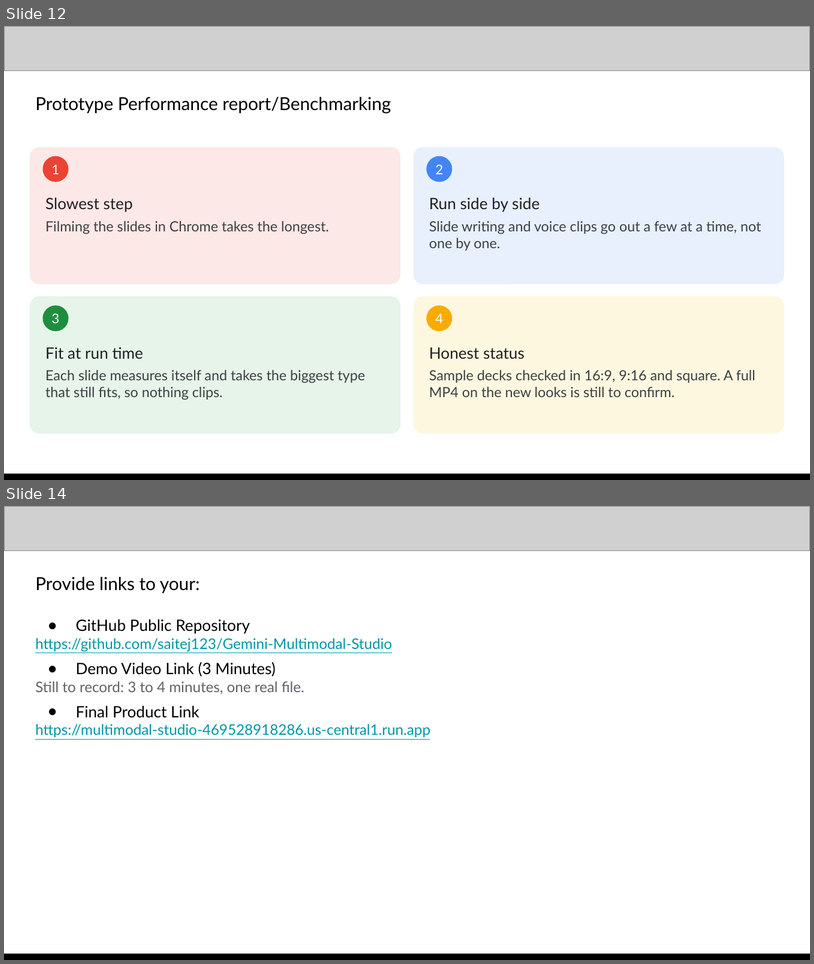
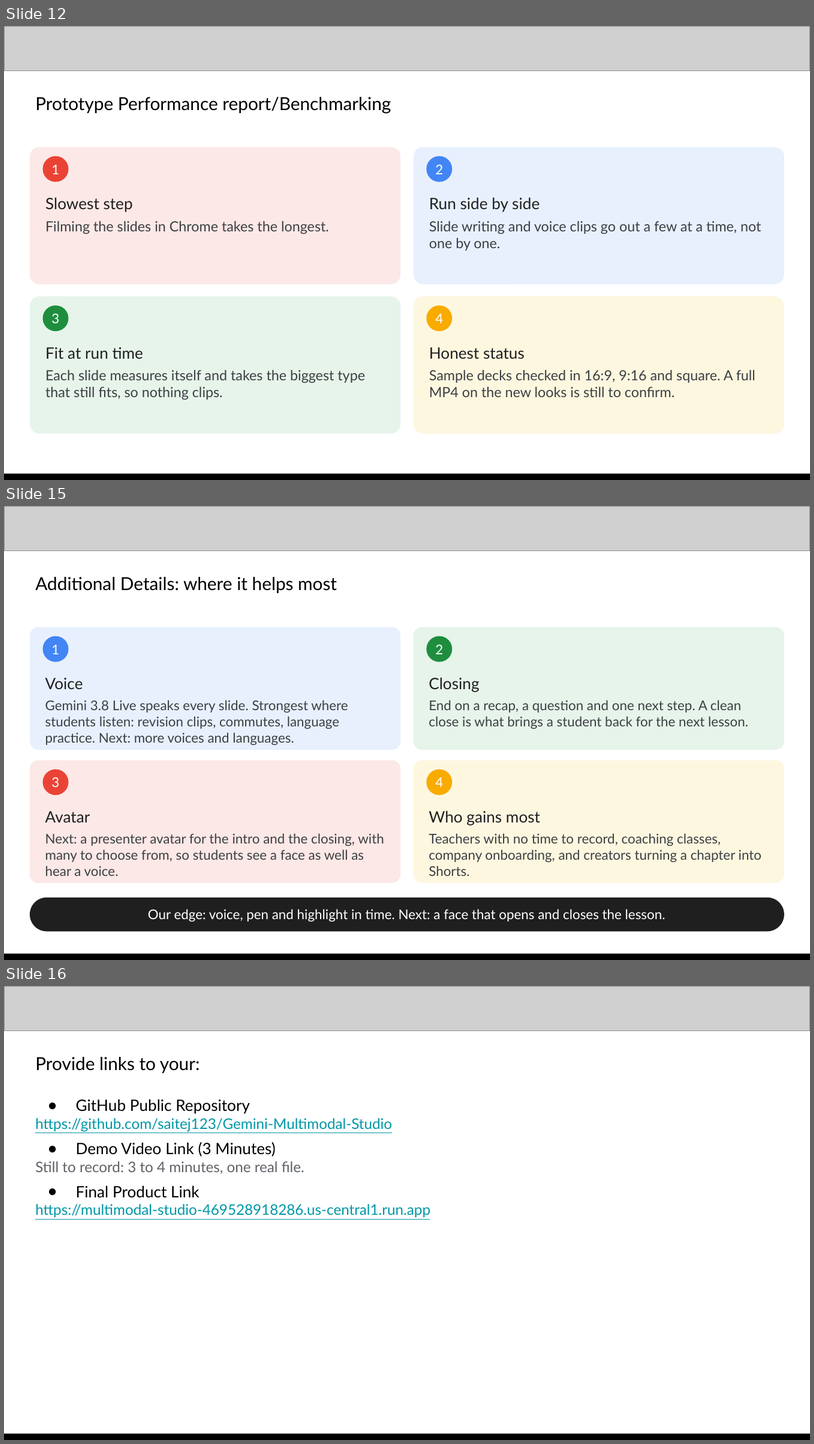
Before and after one commit to saitej123/Gemini-Multimodal-Studio, a slide deck: Template/Out/Multimodal Studio - AI Builder Cup.pptx. Shown one above the other, each under a label of ours: slides 12 and 14 before the commit, slides 12, 15 and 16 after it; the slides between them are not shown. The pictures are 814x964 and 814x1444 pixels, drawn with LibreOffice and Linux fonts; fonts in the diff are those of the drawing; grey boxes stand for pictures. Boxes give left, top, right and bottom in pixels: in the first picture for what was removed or moved away, otherwise in the second. Text is boxed around its words. In the diff, an @@ line names an element or a change of style, - is before the commit and + after.

```diff
--- a/Template/Out/Multimodal Studio - AI Builder Cup.pptx
+++ b/Template/Out/Multimodal Studio - AI Builder Cup.pptx
@@ slide 15 added at [4, 506, 810, 960], background #FFFFFF @@
@@ picture added at [4, 506, 810, 550] @@
@@ text added at [35, 577, 337, 593], 16 pt, text #000000 @@
+Additional Details: where it helps most
@@ rounded rectangle added at [30, 627, 401, 750], fill #E8F0FE, 12 pt, text #3C4043 @@
+Voice
+Gemini 3.8 Live speaks every slide. Strongest where students listen: revision clips, commutes, language practice. Next: more voices and languages.
@@ rounded rectangle added at [414, 627, 785, 750], fill #E6F4EA, 12 pt, text #3C4043 @@
+Closing
+End on a recap, a question and one next step. A clean close is what brings a student back for the next lesson.
@@ ellipse added at [43, 636, 69, 661], fill #4285F4, 12 pt, text #FFFFFF @@
+1
@@ ellipse added at [426, 636, 452, 661], fill #1E8E3E, 12 pt, text #FFFFFF @@
+2
@@ rounded rectangle added at [30, 760, 401, 883], fill #FCE8E6, 12 pt, text #3C4043 @@
+Avatar
+Next: a presenter avatar for the intro and the closing, with many to choose from, so students see a face as well as hear a voice.
@@ ellipse added at [43, 769, 69, 795], fill #EA4335, 12 pt, text #FFFFFF @@
+3
@@ rounded rectangle added at [414, 760, 785, 883], fill #FEF7E0, 12 pt, text #3C4043 @@
+Who gains most
+Teachers with no time to record, coaching classes, company onboarding, and creators turning a chapter into Shorts.
@@ ellipse added at [426, 769, 452, 795], fill #F9AB00, 12 pt, text #FFFFFF @@
+4
@@ rounded rectangle added at [30, 897, 785, 931], fill #1F1F1F, 12 pt, text #FFFFFF @@
+Our edge: voice, pen and highlight in time. Next: a face that opens and closes the lesson.
@@ picture added at [4, 955, 810, 960] @@
@@ rectangle added at [4, 954, 810, 960], fill #000000 @@
@@ what was slide 14 is now slide 16 @@
```
Also in this commit, not shown: 4 slides changed, 2 other slides added, 2 slides removed, 2 other files.
